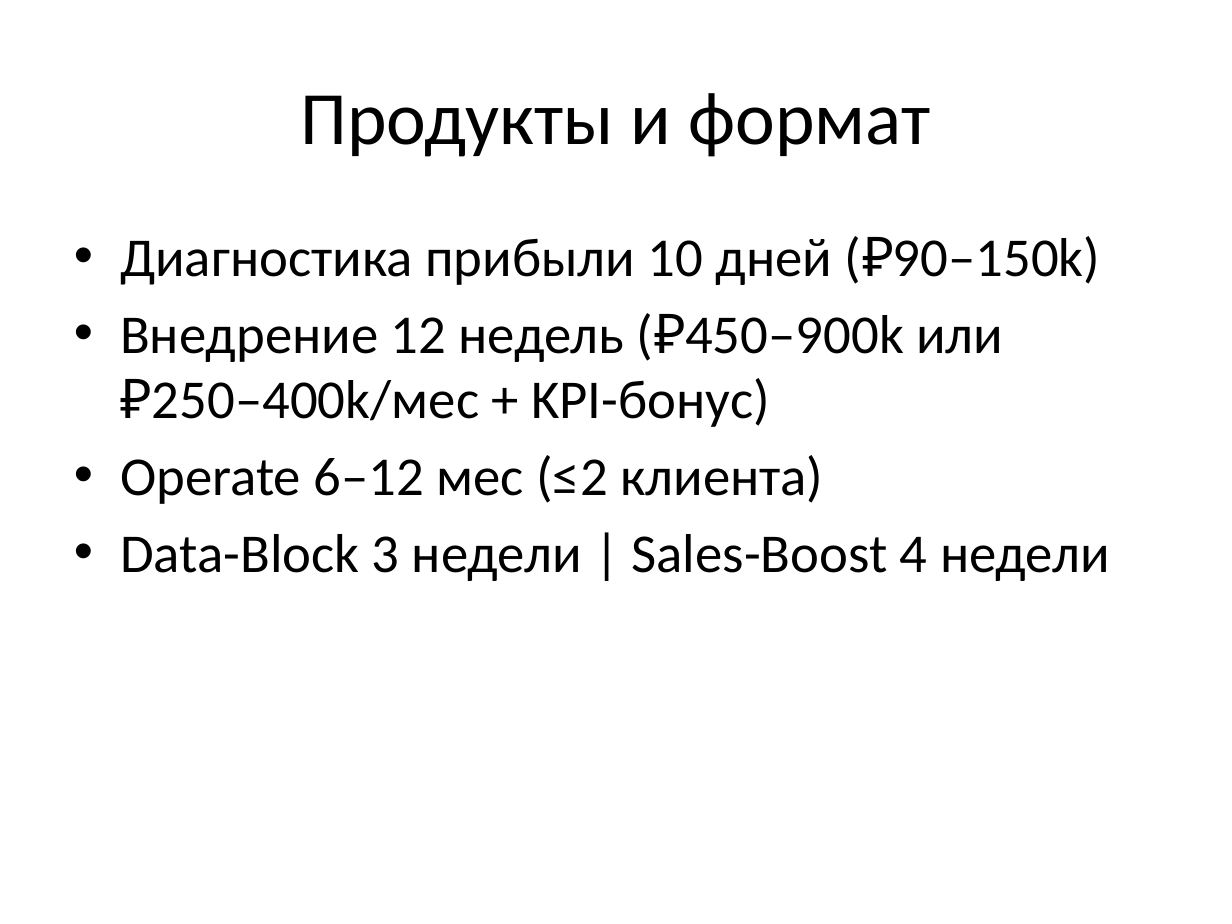
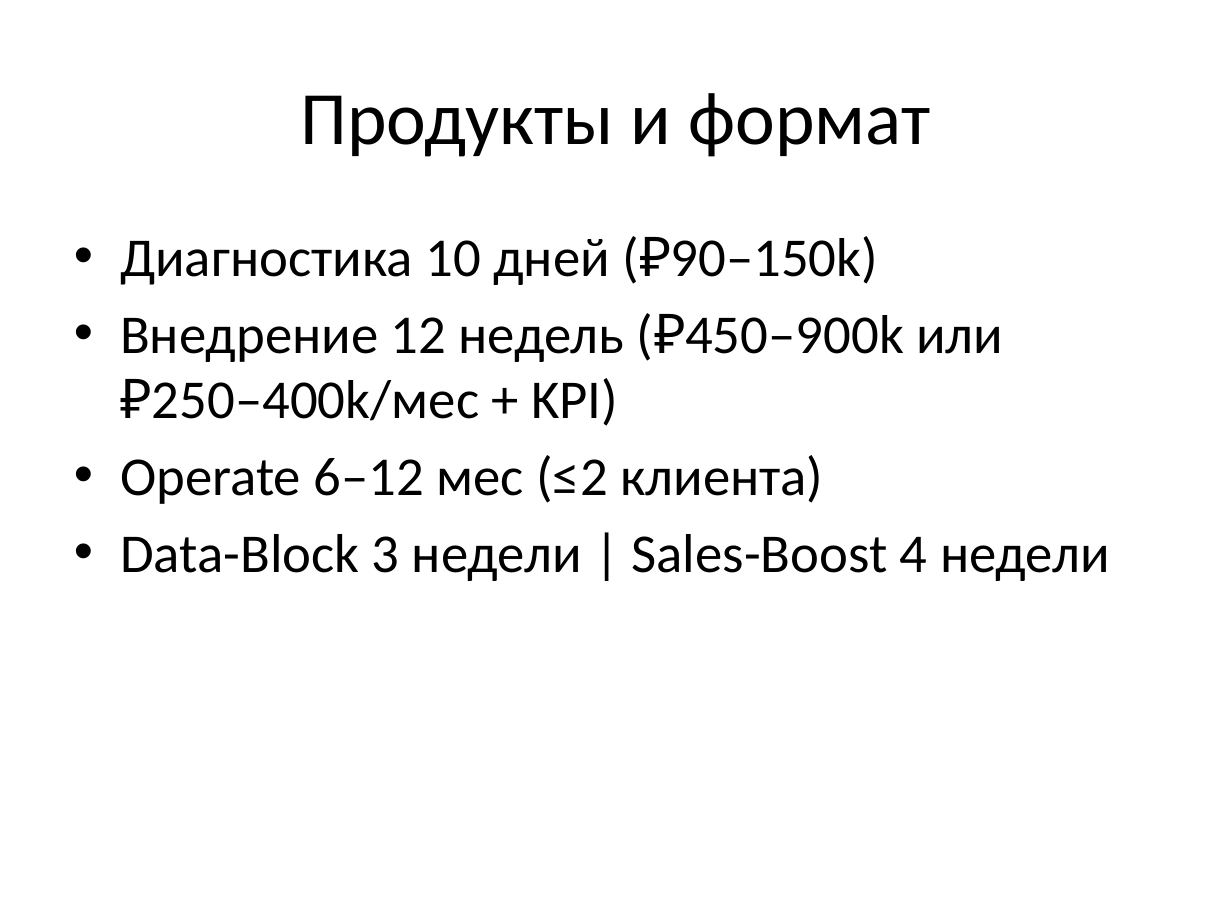
Before and after one commit to Vildia/CFG-consulting, a slide deck: slide 4 of downloads/CFG_PitchDeck.pptx (slide 5 before the commit). Drawn at 1232x924 pixels with LibreOffice and Linux fonts; fonts in the diff are those of the drawing. Boxes give left, top, right and bottom in pixels: in the first picture for what was removed or moved away, otherwise in the second. Text is boxed around its words. In the diff, an @@ line names an element or a change of style, - is before the commit and + after.

```diff
--- a/downloads/CFG_PitchDeck.pptx
+++ b/downloads/CFG_PitchDeck.pptx
@@ text at <box>120,236,1003,426</box>: text changed @@
-• Диагностика прибыли 10 дней (₽90–150k)
-• Внедрение 12 недель (₽450–900k или ₽250–400k/мес + KPI-бонус)
+• Диагностика 10 дней (₽90–150k)
+• Внедрение 12 недель (₽450–900k или ₽250–400k/мес + KPI)
```
Also in this commit, not shown: 4 other slides changed, 3 slides removed, 5 other files.
